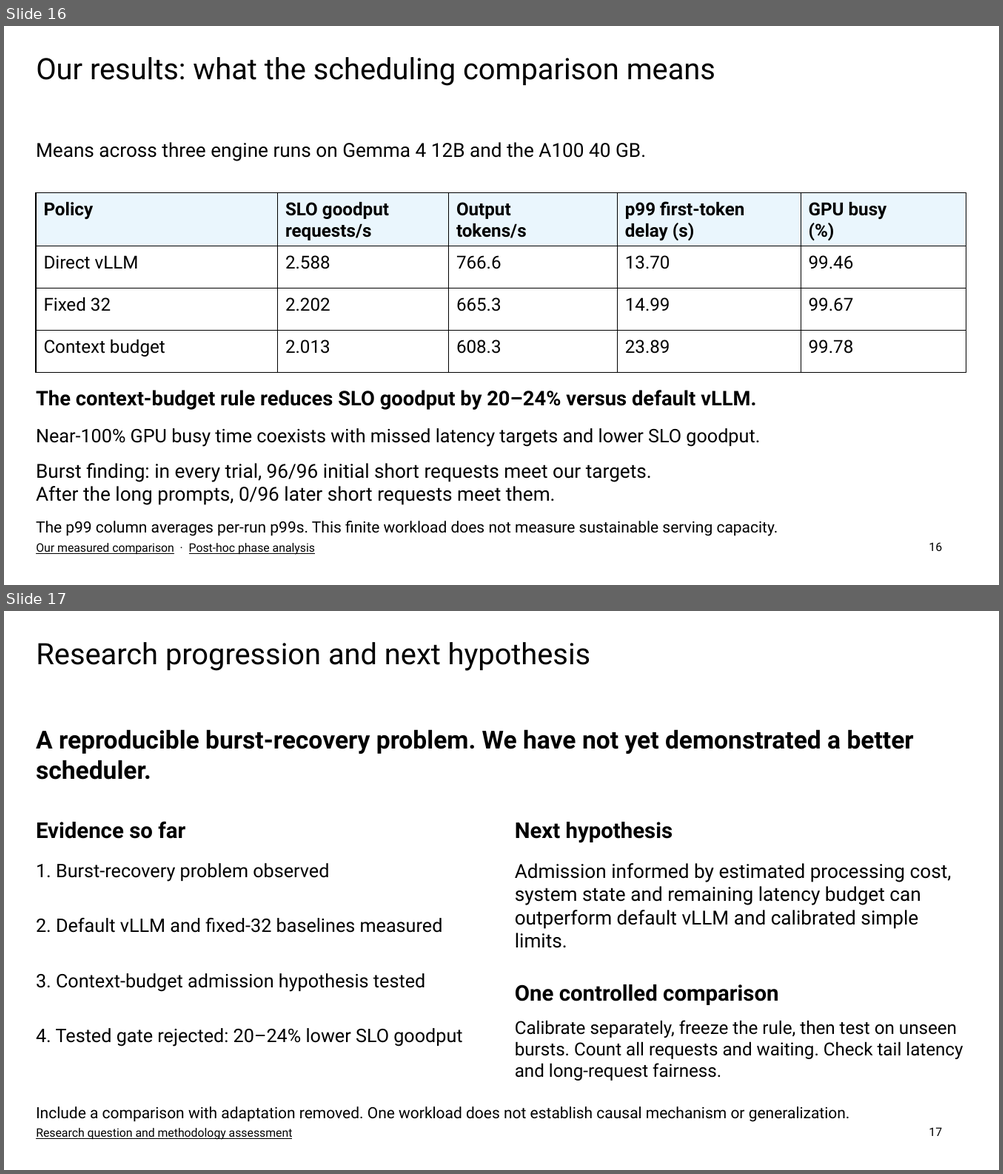
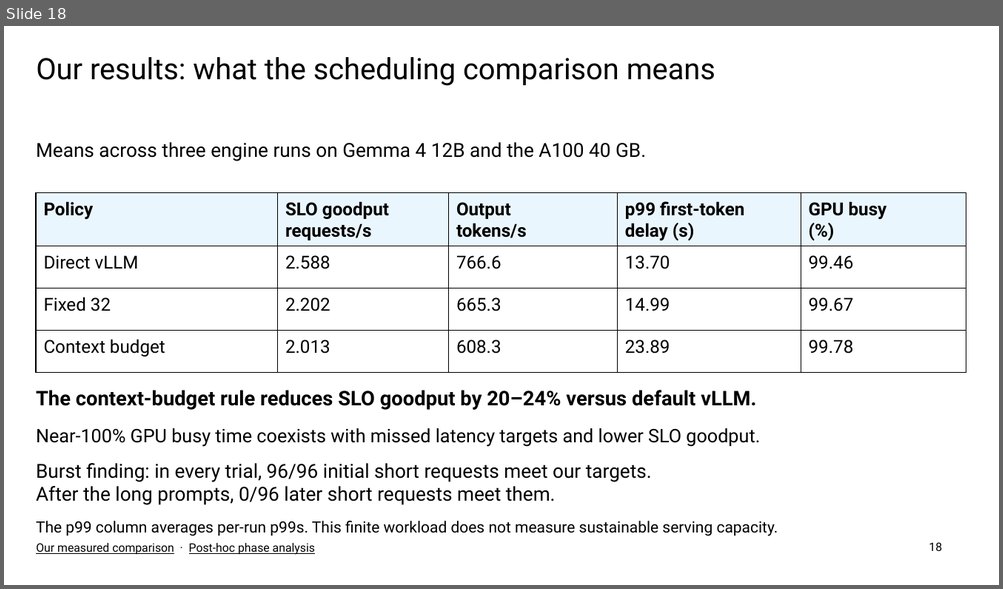
Before and after one commit to nileshsarkar-ai/Inference-Optimization, a slide deck: Inference_Optimization_Final.pptx. Shown one above the other, each under a label of ours: slides 16 and 17 before the commit, slide 18 after it. The pictures are 1003x1174 and 1003x589 pixels, drawn with LibreOffice and Linux fonts; fonts in the diff are those of the drawing. Boxes give left, top, right and bottom in pixels: in the first picture for what was removed or moved away, otherwise in the second. Text is boxed around its words. In the diff, an @@ line names an element or a change of style, - is before the commit and + after.

Commit message:
Connect Tensormux evidence to GPU utilization research extension

```diff
--- a/Inference_Optimization_Final.pptx
+++ b/Inference_Optimization_Final.pptx
@@ slide 17 removed at box(4, 611, 999, 1170), background #FFFFFF @@
@@ title removed at box(36, 642, 591, 671) @@
-Research progression and next hypothesis
@@ text removed at box(36, 729, 913, 780) @@
-A reproducible burst-recovery problem. We have not yet demonstrated a better scheduler.
@@ text removed at box(36, 821, 185, 839) @@
-Evidence so far
@@ text removed at box(515, 822, 673, 843) @@
-Next hypothesis
@@ text removed at box(36, 863, 329, 882) @@
-1. Burst-recovery problem observed
@@ text removed at box(515, 863, 951, 948) @@
-Admission informed by estimated processing cost, system state and remaining latency budget can outperform default vLLM and calibrated simple limits.
@@ text removed at box(36, 918, 443, 933) @@
-2. Default vLLM and fixed-32 baselines measured
@@ text removed at box(36, 974, 425, 992) @@
-3. Context-budget admission hypothesis tested
@@ text removed at box(515, 985, 778, 1005) @@
-One controlled comparison
@@ text removed at box(36, 1028, 462, 1047) @@
-4. Tested gate rejected: 20–24% lower SLO goodput
@@ text removed at box(515, 1020, 962, 1081) @@
-Calibrate separately, freeze the rule, then test on unseen bursts. Count all requests and waiting. Check tail latency and long-request fairness.
@@ text removed at box(36, 1107, 850, 1122) @@
-Include a comparison with adaptation removed. One workload does not establish causal mechanism or generalization.
@@ text removed at box(36, 1128, 293, 1140) @@
-Research question and methodology assessment
@@ page number removed at box(928, 1128, 942, 1136) @@
-17
@@ what was slide 16 is now slide 18 @@
```
Also in this commit, not shown: 6 slides added, 1 other slide removed, 13 other files.
